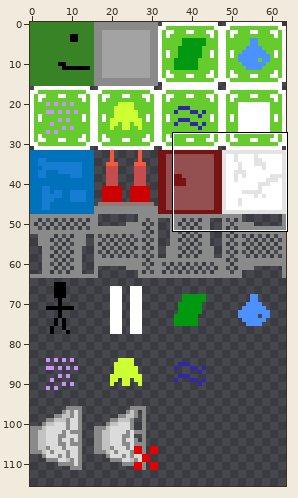
A sprite sheet gets an edit: ld24/data/graphics.png. The first picture is a wide view before the edit; the outline marks the close-up.
Close-up. Old version:
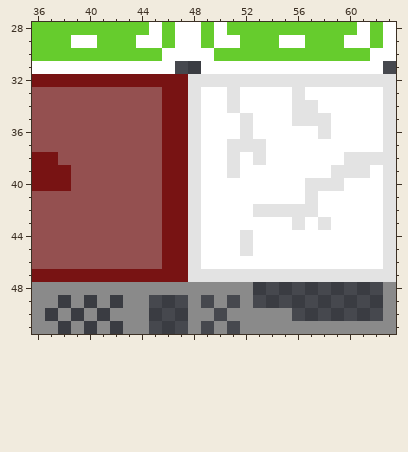
The file is 64x128 pixels. Pixels under 10% opacity are left out. Colours within 5 levels of each other are drawn and written as one. Shown: x 36..63, y 28..51. The wide view leaves out empty margins.
New version:
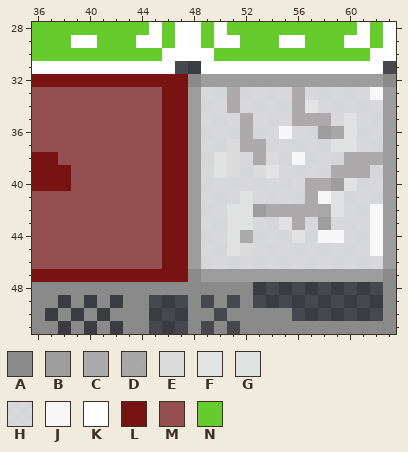
Palette (. is transparent): A #8a8a8a  B #9d9d9d  C #aba9a9  D #adacacf4  E #dbdbdb  F #e3e3e3  G #e8e8e8f4  H #ffffffc9  J #fffffff4  K #ffffff  L #781313  M #945050  N #66cc2d
Edits made:
y 32: x 48..63 FFFFFFFFFFFFFFFF -> ABBBBBBBBBBBBBBA
y 33: x 48..63 FKKFKKKKFKKKKKKF -> BHHCHHHHCHHHHHJB
y 34: x 48..56 FKKFKKKKF -> BHHCHHHHC; x 58..63 KKKKKF -> HHHHHB
y 35: x 48..63 FKKKFKKKFFFKKKKF -> BHHHCHHHCCCHGHHB
y 36: x 48..63 FKKKFKKKKKFKKKKF -> BHHHCHHJHHBDGHHB
y 37: x 48..63 FKKFFFKKKKKKKKKF -> BHHECCHHHHHGGHHB
y 38: x 48..63 FKKFKFKKKKKKFFFF -> BHGEHCEHJHHHCCCB
y 39: x 48..63 FKKFKKKKKKKFFFKF -> BHGEHEFHHHHCCCHB
y 40: x 48..63 FKKKKKKKKFFFKKKF -> BHHHHHHHHCCBGHHB
y 41: x 48..63 FKKKKKKKKFKKKKKF -> BHHHGHHHHCJGHHHB
y 42: x 48..63 FKKKKFFFFFKKKKKF -> BHHGGBCCCCDGHHJB
y 43: x 48..63 FKKKKKKKFKFKKKKF -> BHHGGHHGCHBHHHJB
y 44: x 48..63 FKKKFKKKKKKKKKKF -> BHHGCHHHGHJJHHJB
y 45: x 48..63 FKKKFKKKKKKKKKKF -> BHHGEHHHHHHHHHJB
y 46: x 48..63 FKKKKKKKKKKKKKKF -> BHHHHHHHHHHHHHHB
y 47: x 48..63 FFFFFFFFFFFFFFFF -> ABBBBBBBBBBBBBBA
Pixel boxes of the changes (left, top, right, bottom) in both close-ups:
changed: (188, 74, 396, 282)
